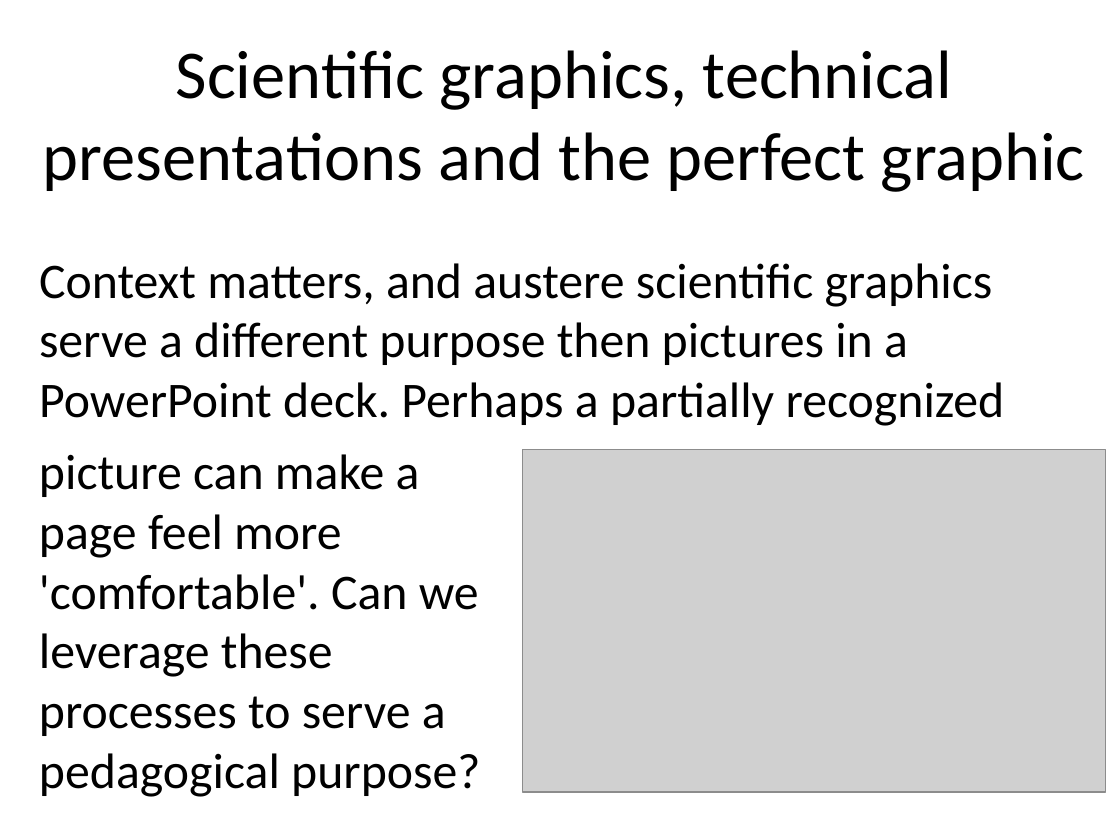
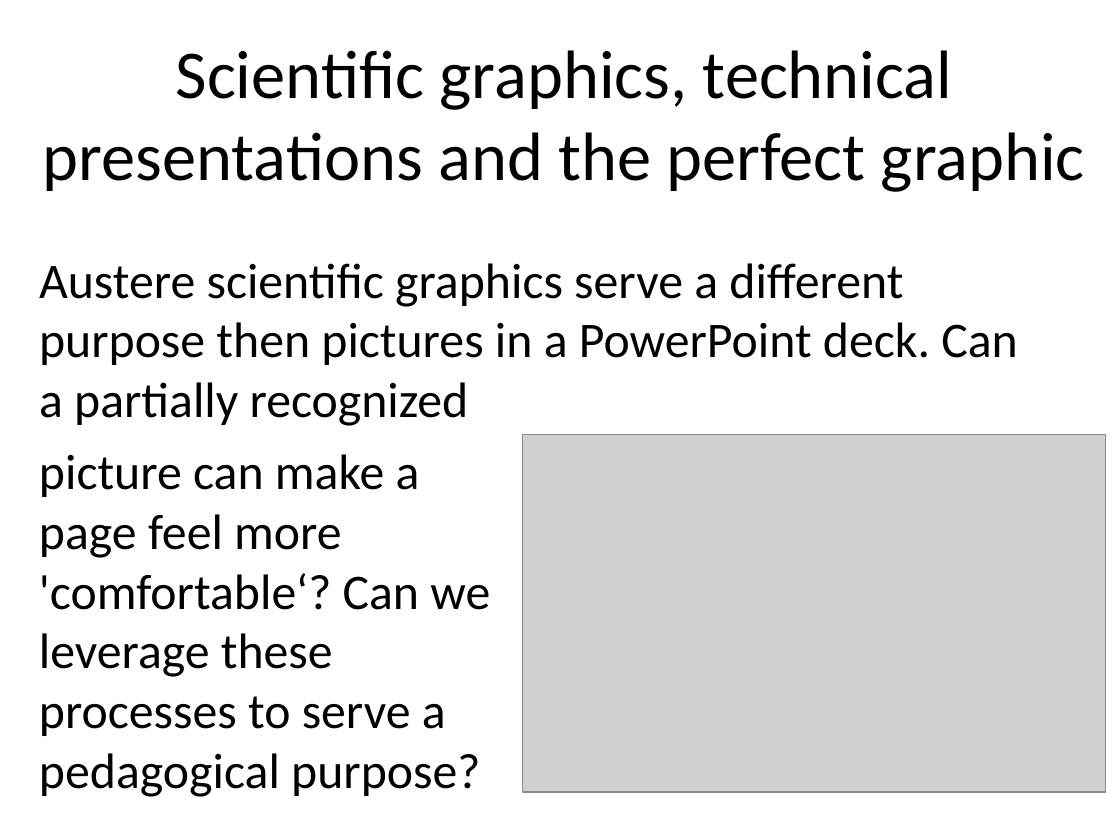
Before and after one commit to benralexander/lv, a slide deck: slide 6 of myD3_latest_c.ppt. Drawn at 1120x840 pixels with LibreOffice and Linux fonts; fonts in the diff are those of the drawing; grey boxes stand for pictures. Boxes give left, top, right and bottom in pixels: in the first picture for what was removed or moved away, otherwise in the second. Text is boxed around its words. In the diff, an @@ line names an element or a change of style, - is before the commit and + after.

```diff
--- a/myD3_latest_c.ppt
+++ b/myD3_latest_c.ppt
@@ text at [39,263,1018,426]: text changed @@
-Context matters, and austere scientific graphics serve a different purpose then pictures in a PowerPoint deck. Perhaps a partially recognized
+Austere scientific graphics serve a different purpose then pictures in a PowerPoint deck. Can a partially recognized
@@ picture: place and size @@
-picture at [523,449,1105,792]
+picture at [523,435,1105,793]
@@ text at [39,454,490,797]: text changed @@
-picture can make a page feel more 'comfortable'. Can we leverage these processes to serve a pedagogical purpose?
+picture can make a page feel more 'comfortable‘? Can we leverage these processes to serve a pedagogical purpose?
```
Also in this commit, not shown: 9 other slides changed, 3 slides added, 4 other files.
